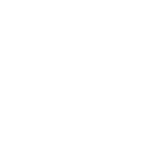
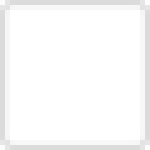
Layers edited between the first and the second (150, 150) image:
added layer "BGSlot copy" above "BGSlot" over bbox(0, 0, 150, 150)
hid "BGSlot" over bbox(0, 0, 150, 150)
